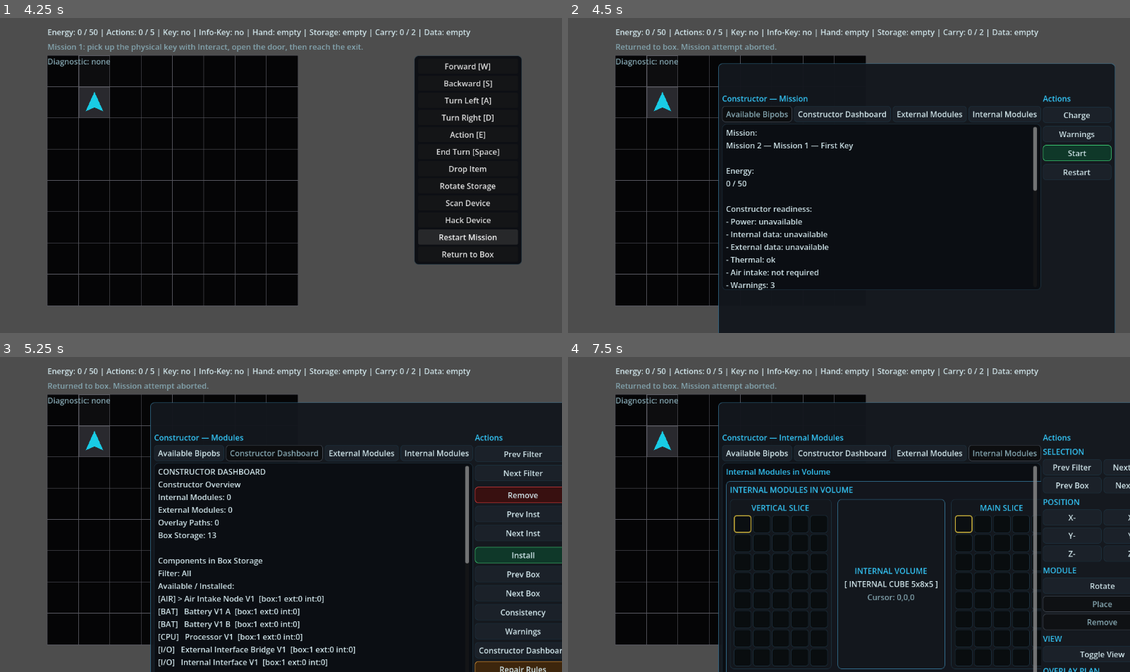
Above: before the commit, frames 1-4 (two rows, left to right).
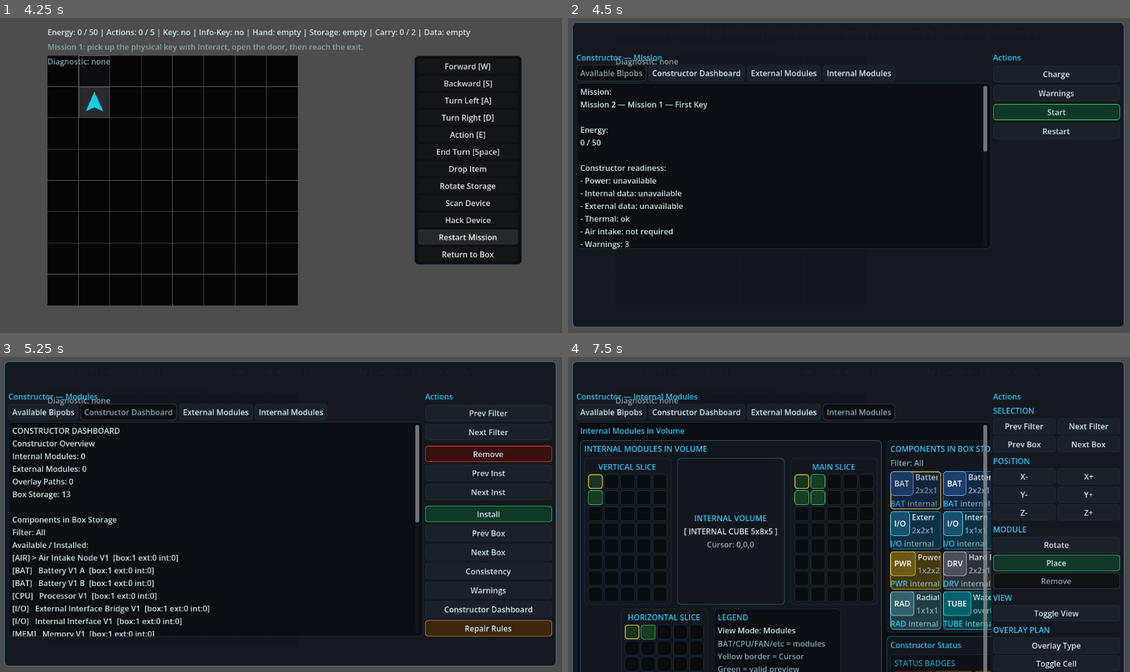
Above: after the commit, the same moments.

Repository: JUSTConnect/bibop
Game: Godot game, scene res://scenes/main.tscn
Same seed, same stepped clock (60 frames per second), same inputs: the game is played once before the commit and once after it.
Inputs:
- Up to frame 1 (4.25 s): click "Drop Item" at 0.5 s; click "Rotate Storage" at 1.25 s; click "Scan Device" at 2 s; click "Hack Device" at 2.75 s; click "Restart Mission" at 3.5 s
- Up to frame 2 (4.5 s): click "Return to Box" at 4.25 s
- Up to frame 3 (5.25 s): click "Constructor Dashboard" at 5 s
- Up to frame 4 (7.5 s): click "Available Bipobs" at 5.75 s; click "External Modules" at 6.5 s; click "Internal Modules" at 7.25 s

Frame 1 is identical in both runs. In frame 2, 30% of the frame differs, in the area x 0-99%, y 1-100%; in frame 3, 36%; in frame 4, 44%, in the area x 0-100%, y 1-100%.
Error before the commit: Invalid call. Nonexistent function 'get_warning_level' in base 'Node2D (BipobController)'. (res://scripts/ui/game_ui.gd:4104)

Commit message:
Fix constructor UI runtime errors and fullscreen layout

Diff:
--- a/scripts/ui/game_ui.gd
+++ b/scripts/ui/game_ui.gd
@@ -106,14 +106,14 @@
 const UI_COLOR_DANGER: Color = Color(0.950, 0.250, 0.250, 1.0)
 const UI_COLOR_DISABLED: Color = Color(0.250, 0.280, 0.320, 1.0)
 
-const STORAGE_CARD_MIN_SIZE: Vector2 = Vector2(118, 86)
-const STORAGE_CARD_ICON_SIZE: Vector2 = Vector2(42, 42)
-const SELECTED_MODULE_ICON_SIZE: Vector2 = Vector2(88, 64)
+const STORAGE_CARD_MIN_SIZE: Vector2 = Vector2(104, 78)
+const STORAGE_CARD_ICON_SIZE: Vector2 = Vector2(34, 34)
+const SELECTED_MODULE_ICON_SIZE: Vector2 = Vector2(72, 52)
 const SELECTED_MODULE_PREVIEW_CELL_SIZE: Vector2 = Vector2(24, 24)
 const SELECTED_MODULE_PREVIEW_GAP: int = 3
-const EXTERNAL_GRID_CELL_SIZE: Vector2 = Vector2(42, 42)
+const EXTERNAL_GRID_CELL_SIZE: Vector2 = Vector2(34, 34)
 const EXTERNAL_GRID_CELL_GAP: int = 4
-const INTERNAL_GRID_CELL_SIZE: Vector2 = Vector2(36, 36)
+const INTERNAL_GRID_CELL_SIZE: Vector2 = Vector2(30, 30)
 const INTERNAL_GRID_CELL_GAP: int = 3
 const ACTION_BUTTON_MIN_SIZE: Vector2 = Vector2(120, 32)
 const ACTION_BUTTON_COMPACT_SIZE: Vector2 = Vector2(56, 30)
@@ -1383,7 +1383,7 @@
 		right_button_panel = VBoxContainer.new()
 		right_button_panel.name = "RightButtonPanel"
 		main_box_row.add_child(right_button_panel)
-	right_button_panel.custom_minimum_size = Vector2(140, 0)
+	right_button_panel.custom_minimum_size = Vector2(260, 0)
 	right_button_panel.size_flags_horizontal = Control.SIZE_SHRINK_END
 	right_button_panel.size_flags_vertical = Control.SIZE_EXPAND_FILL
 
@@ -1521,7 +1521,6 @@
 
 
 func _on_storage_module_card_pressed(storage_index: int) -> void:
-	bipob.selected_box_storage_index = storage_index
 	selected_box_storage_index = storage_index
 	var module: BipobModule = bipob.box_storage[storage_index] if storage_index >= 0 and storage_index < bipob.box_storage.size() else null
 	if module != null:
@@ -1560,13 +1559,17 @@
 	right_column.add_theme_constant_override("separation", 8)
 
 	if storage_panel != null:
+		storage_panel.custom_minimum_size = Vector2(380, 0)
+		storage_panel.size_flags_horizontal = Control.SIZE_FILL
 		storage_panel.size_flags_vertical = Control.SIZE_EXPAND_FILL
 		right_column.add_child(storage_panel)
 
 	if side_panel != null:
+		side_panel.custom_minimum_size = Vector2(340, 0)
 		right_column.add_child(side_panel)
 
 	if details_panel != null:
+		details_panel.custom_minimum_size = Vector2(380, 0)
 		right_column.add_child(details_panel)
 
 	main_row.add_child(right_column)
@@ -2253,6 +2256,8 @@
 	if command_panel != null:
 		command_panel.visible = true
 	_configure_box_layout()
+	_apply_box_screen_fullscreen_layout()
+	_ensure_action_panel_scrollable()
 
 	if box_storage_label == null:
 		box_storage_label = Label.new()
@@ -2598,6 +2603,36 @@
 	bipob.selected_external_side = side_id
 	bipob.selected_external_origin = cell
 
+func _apply_box_screen_fullscreen_layout() -> void:
+	if box_screen == null:
+		return
+	box_screen.set_anchors_preset(Control.PRESET_FULL_RECT)
+	box_screen.offset_left = 0
+	box_screen.offset_top = 0
+	box_screen.offset_right = 0
+	box_screen.offset_bottom = 0
+	box_screen.size_flags_horizontal = Control.SIZE_EXPAND_FILL
+	box_screen.size_flags_vertical = Control.SIZE_EXPAND_FILL
+	var box_panel: Control = box_screen.get_node_or_null("PanelContainer")
+	if box_panel != null:
+		box_panel.set_anchors_preset(Control.PRESET_FULL_RECT)
+		box_panel.offset_left = 12
+		box_panel.offset_top = 12
+		box_panel.offset_right = -12
+		box_panel.offset_bottom = -12
+		box_panel.size_flags_horizontal = Control.SIZE_EXPAND_FILL
+		box_panel.size_flags_vertical = Control.SIZE_EXPAND_FILL
+		var box_vbox: VBoxContainer = box_panel.get_node_or_null("VBoxContainer")
+		if box_vbox != null:
+			box_vbox.size_flags_horizontal = Control.SIZE_EXPAND_FILL
+			box_vbox.size_flags_vertical = Control.SIZE_EXPAND_FILL
+
+func _ensure_action_panel_scrollable() -> void:
+	if right_button_panel == null:
+		return
+	right_button_panel.custom_minimum_size = Vector2(260, 0)
+	right_button_panel.size_flags_vertical = Control.SIZE_EXPAND_FILL
+
 func get_external_module_marker(module: BipobModule) -> String:
 	if module == null:
 		return "M"
@@ -2728,6 +2763,7 @@
 		box_screen.visible = true
 	if command_panel != null:
 		command_panel.visible = false
+	_apply_box_screen_fullscreen_layout()
 	start_mission_warning_acknowledged = false
 	update_box_status()
 
@@ -2743,6 +2779,8 @@
 func update_box_status() -> void:
 	if bipob == null:
 		return
+	_apply_box_screen_fullscreen_layout()
+	_ensure_action_panel_scrollable()
 
 	clamp_box_selection_indexes()
 	update_diagnostic_status()
@@ -2761,9 +2799,15 @@
 	if box_menu_mode == BoxMenuMode.MISSION:
 		content_text = get_box_mission_menu_text()
 	elif box_menu_mode == BoxMenuMode.EXTERNAL:
-		content_text = get_box_external_menu_text()
+		if CONSTRUCTOR_SHOW_DEBUG_TEXT_IN_MAIN:
+			content_text = get_box_external_menu_text()
+		else:
+			content_text = ""
 	elif box_menu_mode == BoxMenuMode.INTERNAL:
-		content_text = get_box_internal_menu_text()
+		if CONSTRUCTOR_SHOW_DEBUG_TEXT_IN_MAIN:
+			content_text = get_box_internal_menu_text()
+		else:
+			content_text = ""
 	else:
 		content_text = get_box_modules_menu_text()
 	update_box_button_visibility()
@@ -3712,11 +3756,11 @@
 	return "[ ] empty, [>] origin, [*] preview, [!] invalid, [B/P/E/I/M/W/H] modules"
 
 func _get_selected_internal_candidate_module() -> BipobModule:
-	if bipob.selected_box_storage_index < 0:
+	if selected_box_storage_index < 0:
 		return null
-	if bipob.selected_box_storage_index >= bipob.box_storage.size():
+	if selected_box_storage_index >= bipob.box_storage.size():
 		return null
-	var module: BipobModule = bipob.box_storage[bipob.selected_box_storage_index]
+	var module: BipobModule = bipob.box_storage[selected_box_storage_index]
 	if module == null:
 		return null
 	if bipob.is_internal_module(module):
@@ -4096,12 +4140,16 @@
 	lines.append("Air Intake: %s" % get_air_intake_status_text())
 	lines.append("Warnings: %d" % bipob.get_constructor_warning_lines().size())
 	lines.append(bipob.get_constructor_planning_checkpoint_compact_text())
-	var highest_heat: int = bipob.get_highest_internal_preview_heat()
-	var critical_count: int = bipob.get_critical_internal_preview_count()
+	var highest_heat: int = 0
+	var critical_count: int = 0
+	if bipob.has_method("get_highest_internal_preview_heat"):
+		highest_heat = bipob.get_highest_internal_preview_heat()
+	if bipob.has_method("get_critical_internal_preview_count"):
+		critical_count = bipob.get_critical_internal_preview_count()
 	var thermal_status: String = "ok"
-	if critical_count > 0:
+	if critical_count > 0 or highest_heat >= 5:
 		thermal_status = "critical preview"
-	elif bipob.get_warning_level() == "warning":
+	elif highest_heat >= 4:
 		thermal_status = "warning"
 	lines.append("Thermal: %s" % thermal_status)
 	var consistency_issue_count: int = bipob.get_constructor_consistency_issue_lines().size()
